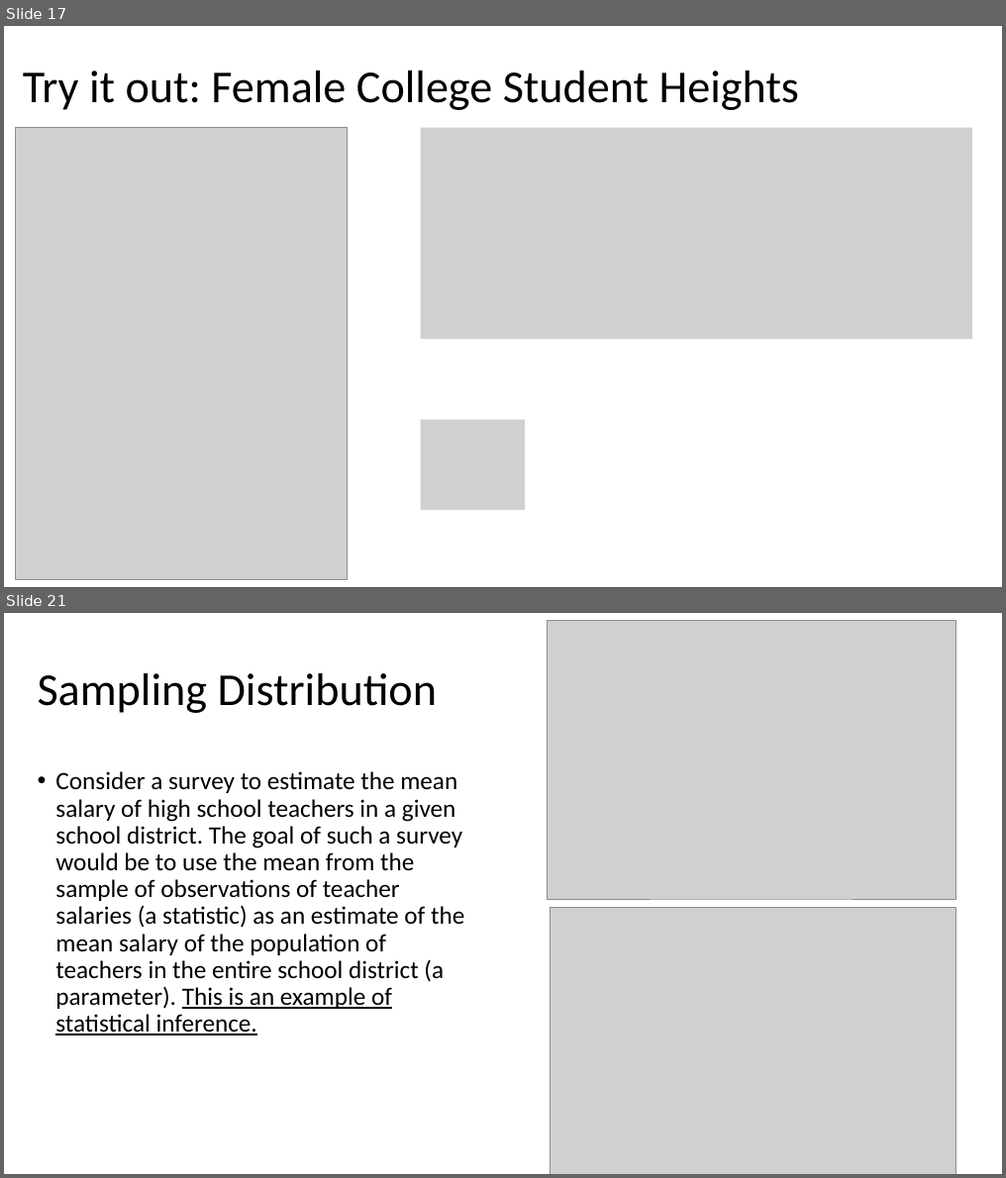
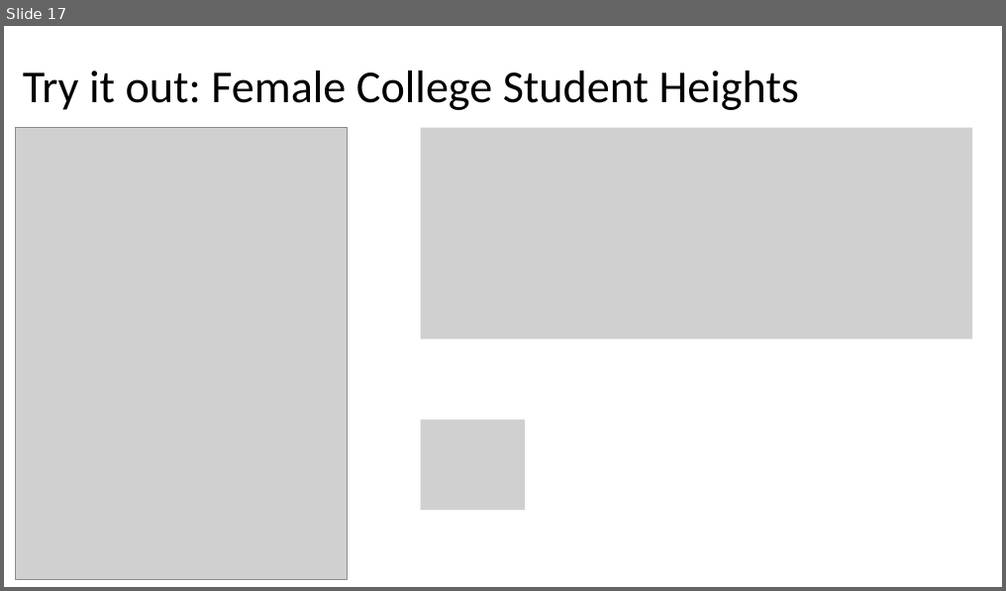
Before and after one commit to Jarred6068/UI_STAT251-03_Spring_2024, a slide deck: docs/lecture_slides/Week 5/Week5_Lecture7_Slides_2_4_2024.pptx. Shown one above the other, each under a label of ours: slides 17 and 21 before the commit, slide 17 after it; the slides between them are not shown. The pictures are 1006x1178 and 1006x591 pixels, drawn with LibreOffice and Linux fonts; fonts in the diff are those of the drawing; grey boxes stand for pictures. Boxes give left, top, right and bottom in pixels: in the first picture for what was removed or moved away, otherwise in the second. Text is boxed around its words. In the diff, an @@ line names an element or a change of style, - is before the commit and + after.

```diff
--- a/docs/lecture_slides/Week 5/Week5_Lecture7_Slides_2_4_2024.pptx
+++ b/docs/lecture_slides/Week 5/Week5_Lecture7_Slides_2_4_2024.pptx
@@ slide 21 removed at box(4, 613, 1002, 1174), background #FFFFFF @@
@@ picture removed at box(548, 621, 956, 900) @@
@@ title removed at box(38, 673, 437, 713) @@
-Sampling Distribution
@@ text removed at box(55, 771, 464, 1036) @@
-• Consider a survey to estimate the mean salary of high school teachers in a given school district. The goal of such a survey would be to use the mean from the sample of observations of teacher salaries (a statistic) as an estimate of the mean salary of the population of teachers in the entire school district (a parameter). This is an example of statistical inference.
@@ picture removed at box(549, 908, 956, 1174) @@
```
Also in this commit, not shown: 5 other slides removed, 10 other files.
